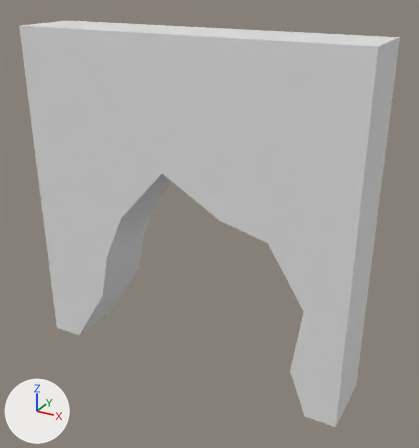
The FBX model The Demon King/Assets/Art/Props/Wall/SM_WallFlat_DamageEntrance.fbx: old version first, new version second.
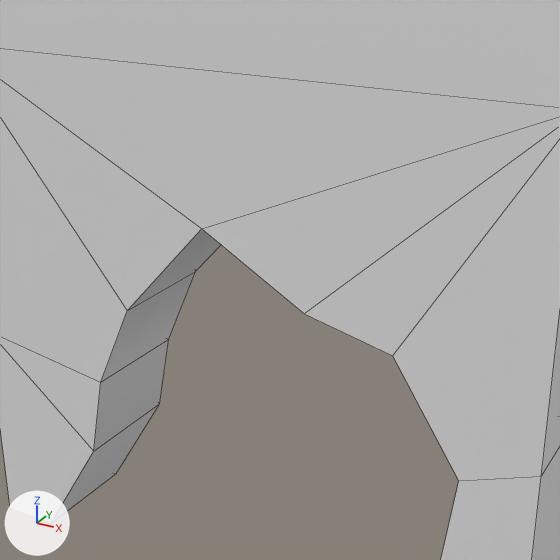
Each version appears first whole from a 50 mm camera at (3.96, -6.72, 5.72) aimed at (0.23, 0.05, 2.34), and next in a close-up on the part from 12% to 86% of the width and 11% to 79% of the height. The axes (+X, +Y, +Z) are drawn at lower left. The lights are the same throughout. The close-ups show mesh edges as thin lines. Materials are left out; every surface is plain grey. Where no turn or scale is listed for an object, it has been applied to the vertices.

The first close-up shows 'SM_WallFlat_DamageEntrance'.
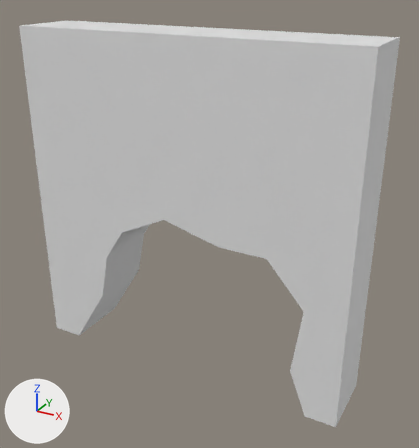
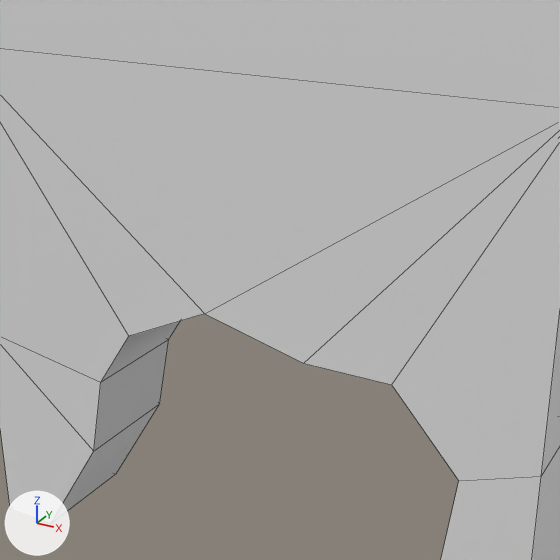
What differs and where, as boxes (x1, y1, x2, y2) in the close-ups (560 x 560 px; the box of a moved part takes in the faces that stretch with it):
part 1 of me_mesh, moved or reshaped: (0, 76, 560, 480) in both

The change, as a list of edits to the scene's bpy script:
```text
Change me_mesh:
    where me_mesh.from_pydata(...)  # 36 vertices, 40 faces; spans x -2.5..2.5, y -0.5..0.5, z 0.0..5.0
    used by ob_sm_wallflat_damageentrance; location = (0.0, 0.0, 0.0)
    before: 15 (-0.93, -0.5, 2.39) at pixel (127, 310), 16 (-0.93, 0.5, 2.39) at pixel (195, 271), 30 (1.38, -0.5, 2.52) at pixel (392, 355), 31 (1.38, 0.5, 2.52)
    me_mesh part 1
    add for i in [15, 16, 30, 31]: me_mesh.vertices[i].co += Vector((0.0, 0.0, -0.23))
    me_mesh.vertices[14].co: (-0.19, -0.5, 3.2) -> (-0.19, -0.5, 2.52)  # pixel (201, 228) -> pixel (204, 313)
    me_mesh.vertices[17].co: (-0.19, 0.5, 3.2) -> (-0.19, 0.5, 2.52)
    me_mesh.vertices[26].co: (0.67, -0.5, 2.7) -> (0.67, -0.5, 2.3)  # pixel (304, 313) -> pixel (303, 363)
    me_mesh.vertices[27].co: (0.67, 0.5, 2.7) -> (0.67, 0.5, 2.3)
```
